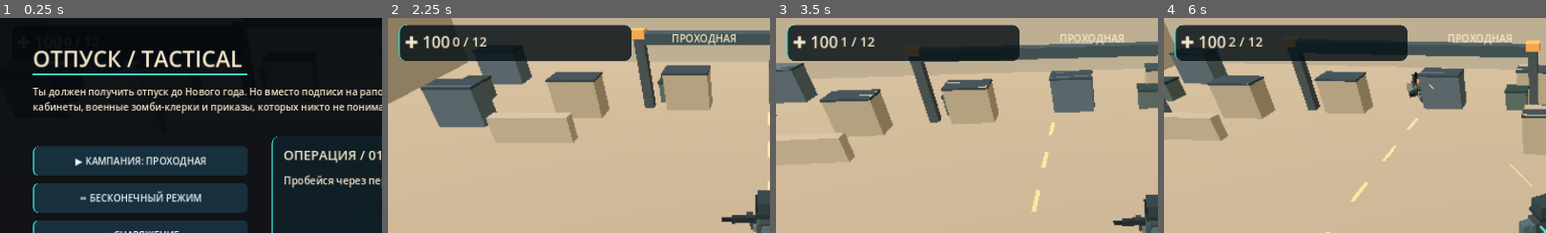
Above: before the commit, frames 1-4 (left to right).
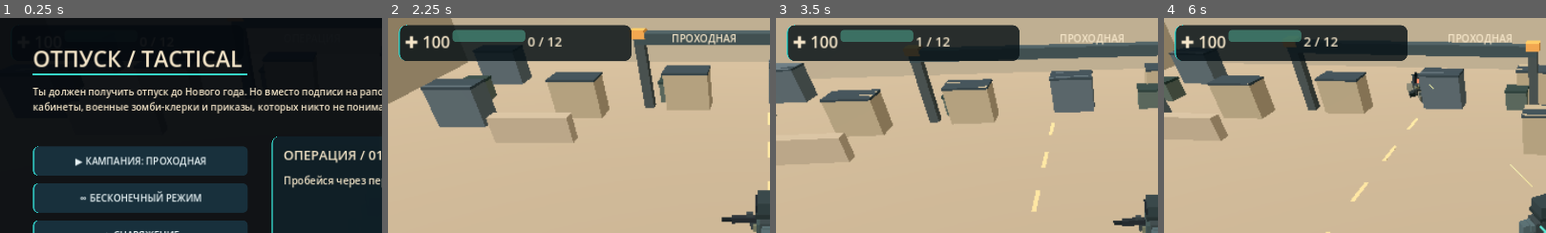
Above: after the commit, the same moments.

Repository: gemini13334-beep/---
Game: Godot game, scene res://scenes/main.tscn
Same seed, same stepped clock (60 frames per second), same inputs: the game is played once before the commit and once after it.
Inputs (mouse positions are % of the whole screen's width and height, from its top left):
- Up to frame 1 (0.25 s): no input
- Up to frame 2 (2.25 s): click "Ⅱ МЕНЮ" at 0.5 s; click "↻ ОРУЖИЕ" at 1.25 s; click "▶ КАМПАНИЯ: ПРОХОДНАЯ" at 2 s
- Up to frame 3 (3.5 s): tap Enter at 2.75 s; move the mouse to (72, 45) at 2.77 s; hold D from 2.78 s (still down); click (72, 45) at 2.92 s
- Up to frame 4 (6 s): release D at 3.5 s; drag from (30, 55) to (45, 70) at 3.52 s; move the mouse to (60, 28) at 4.27 s; hold D 4.28-5 s; click (60, 28) at 4.42 s; drag from (45, 70) to (20, 35) at 5.02 s; move the mouse to (80, 65) at 5.77 s; hold A from 5.78 s (still down); click (80, 65) at 5.92 s
The pictures show only the part of the screen within x 0-50%, y 0-50%; the shares and areas given below are measured in that part.

The runs differ from the first frame. In frame 2, 1.4% of the frame differs, in the area x 16-46%, y 5-14%; in frame 3, 1.3%; in frame 4, 1.4%.

Commit message:
Add compact health bar with critical-health color feedback to tactical HUD

Diff:
--- a/godot/scripts/main.gd
+++ b/godot/scripts/main.gd
@@ -26,6 +26,7 @@
 var menu_layer: Control
 var status_label: Label
 var hp_label: Label
+var health_bar: ProgressBar
 var kills_label: Label
 var hero: Node3D
 var cam: Camera3D
@@ -277,6 +278,9 @@
   playing=false
   _show_result(false)
  hp_label.text="✚ %d"%ceili(maxf(hp,0))
+ if is_instance_valid(health_bar):
+  health_bar.value=clampf(hp,0.0,100.0)
+  health_bar.modulate=Color("#e96c62") if hp<=30.0 else Color("#68e0c1")
  _update_camera(delta)
 
 func _animate_enemy_defeat(target:Node3D)->void:
@@ -347,6 +351,14 @@
  hud.add_child(bar)
  hp_label=_label("✚ 100",27)
  bar.add_child(hp_label)
+ health_bar=ProgressBar.new()
+ health_bar.custom_minimum_size=Vector2(122,20)
+ health_bar.max_value=100.0
+ health_bar.value=100.0
+ health_bar.show_percentage=false
+ health_bar.mouse_filter=Control.MOUSE_FILTER_IGNORE
+ health_bar.modulate=Color("#68e0c1")
+ bar.add_child(health_bar)
  kills_label=_label("0 / %d"%_target(),22)
  bar.add_child(kills_label)
  status_label=_label("ОПЕРАЦИЯ",17)
